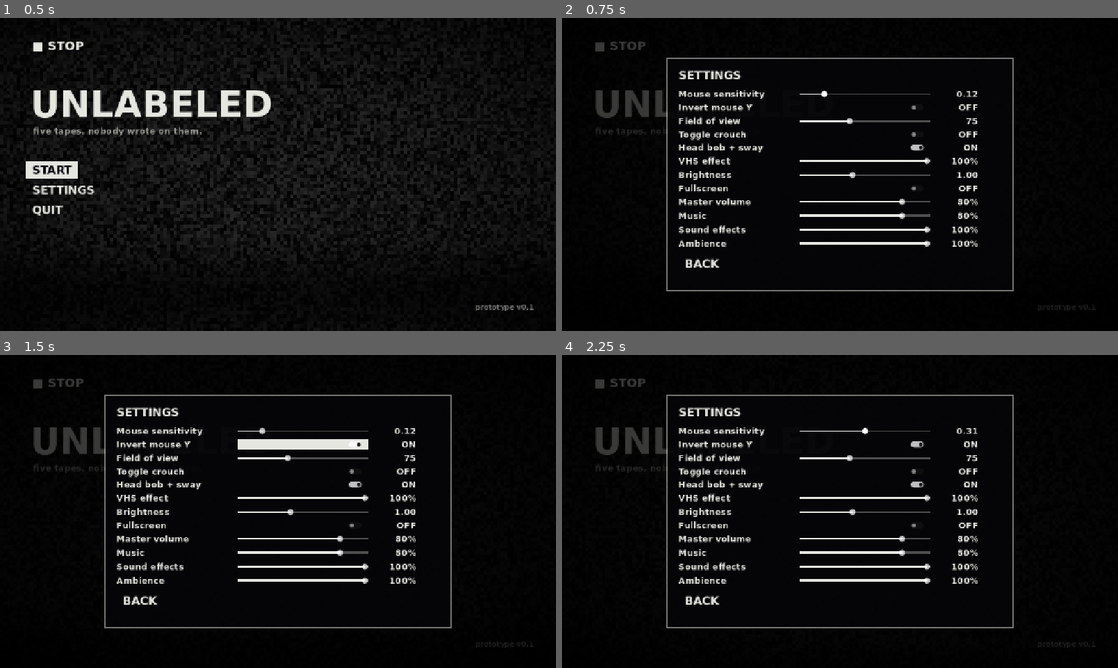
Above: before the commit, frames 1-4 (two rows, left to right).
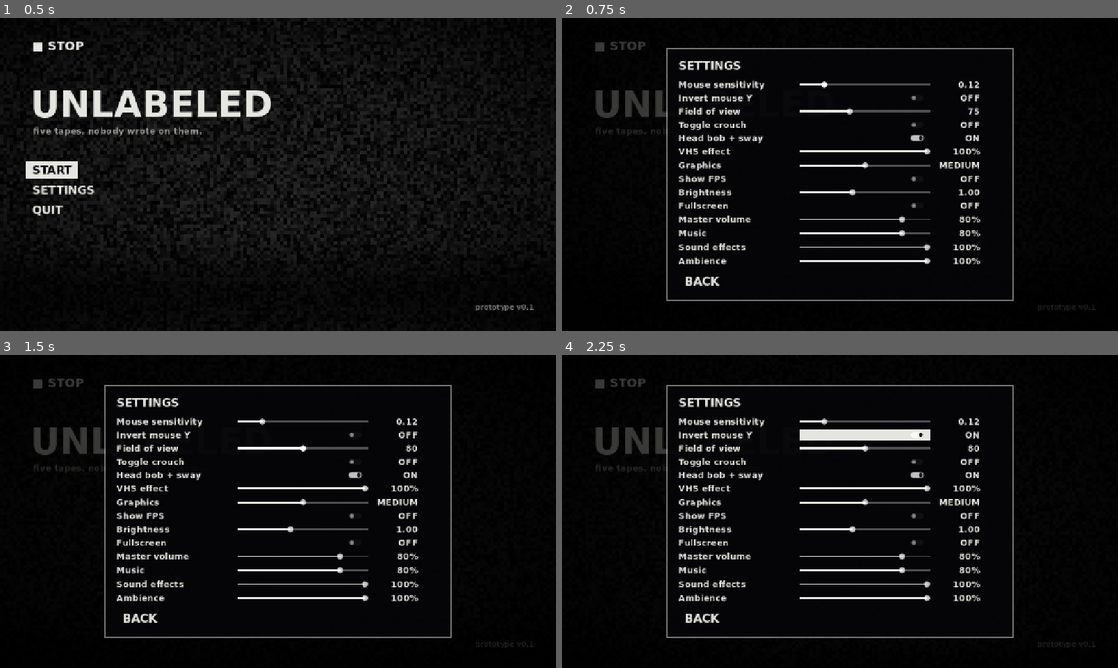
Above: after the commit, the same moments.

Repository: UjjwalKokani099/the-unlabled-episodes
Game: Godot game, scene res://scenes/menus/main_menu.tscn
The game is run twice, just before and just after one commit, with the same random seed, the same clock (stepped at 60 frames per second) and the same inputs.
Inputs (mouse positions are in pixels of both pictures, inside the frame that each line leads up to):
- Up to frame 1 (0.5 s): no input
- Up to frame 2 (0.75 s): click "SETTINGS" at 0.5 s
- Up to frame 3 (1.5 s): click (305, 445) at 1.27 s
- Up to frame 4 (2.25 s): click (867, 436) at 2.02 s

Frame 1 is identical in both runs. In frame 2, 9.0% of the frame differs, in the area x 18-82%, y 9-91%; in frame 3, 9.6%; in frame 4, 9.8%.

Commit message:
Phase 0: render foundation, graphics presets, FPS counter, benchmark
Graphics autoload applies Low/Medium/High presets (render scale, FXAA,
LOD threshold, shadow atlas/softness, SSAO/SSIL/volumetric fog quality)
and only ever disables environment features a level authored. Show FPS
toggle. Test room and hub now use AgX filmic tonemapping, SSAO, glow and
volumetric fog (test room also SSIL). tools/benchmark.gd measures avg
FPS, 1% lows and GPU time per preset fullscreen with VSync off. Tape
names/dates follow the story bible; the final tape uses real local time.

Co-Authored-By: Claude Opus 5.5 <noreply@anthropic.com>

Diff:
--- a/chapters/tape_01_watchman/chapter.tres
+++ b/chapters/tape_01_watchman/chapter.tres
@@ -8,4 +8,4 @@
 title = "TAPE 01"
 subtitle = "THE WATCHMAN"
 scene_path = ""
-start_datetime = "1997-11-14T02:13:00"
+start_datetime = "1998-03-14T22:40:00"
--- a/chapters/tape_02_tollbooth/chapter.tres
+++ b/chapters/tape_02_tollbooth/chapter.tres
@@ -6,6 +6,6 @@
 script = ExtResource("1_data")
 id = &"tape_02_tollbooth"
 title = "TAPE 02"
-subtitle = "THE TOLLBOOTH"
+subtitle = "THE TOLL BOOTH"
 scene_path = ""
-start_datetime = "1998-01-09T03:47:00"
+start_datetime = "2001-11-02T01:05:00"
--- a/chapters/tape_03_hotel/chapter.tres
+++ b/chapters/tape_03_hotel/chapter.tres
@@ -6,6 +6,6 @@
 script = ExtResource("1_data")
 id = &"tape_03_hotel"
 title = "TAPE 03"
-subtitle = "THE HOTEL"
+subtitle = "THE NIGHT DESK"
 scene_path = ""
-start_datetime = "1998-03-22T23:05:00"
+start_datetime = "2005-07-21T23:30:00"
--- a/chapters/tape_04_delivery/chapter.tres
+++ b/chapters/tape_04_delivery/chapter.tres
@@ -6,6 +6,6 @@
 script = ExtResource("1_data")
 id = &"tape_04_delivery"
 title = "TAPE 04"
-subtitle = "THE DELIVERY"
+subtitle = "THE LAST DELIVERY"
 scene_path = ""
-start_datetime = "1998-06-30T01:31:00"
+start_datetime = "2009-01-09T00:50:00"
--- a/chapters/tape_05_final/chapter.tres
+++ b/chapters/tape_05_final/chapter.tres
@@ -6,6 +6,6 @@
 script = ExtResource("1_data")
 id = &"tape_05_final"
 title = "TAPE 05"
-subtitle = "THE LAST TAPE"
+subtitle = "TONIGHT"
 scene_path = ""
-start_datetime = "1998-10-31T23:42:00"
+start_datetime = ""
--- a/project.godot
+++ b/project.godot
@@ -18,6 +18,7 @@
 [autoload]
 
 Settings="*res://scripts/autoload/settings.gd"
+Graphics="*res://scripts/autoload/graphics.gd"
 Events="*res://scripts/autoload/events.gd"
 Objectives="*res://scripts/autoload/objectives.gd"
 Game="*res://scripts/autoload/game.gd"
--- a/scenes/hub/hub.tscn
+++ b/scenes/hub/hub.tscn
@@ -80,7 +80,14 @@
 ambient_light_source = 2
 ambient_light_color = Color(0.5, 0.52, 0.6, 1)
 ambient_light_energy = 0.05
-tonemap_mode = 2
+tonemap_mode = 4
+tonemap_exposure = 1.1
+ssao_enabled = true
+ssao_radius = 0.8
+ssao_intensity = 2.0
+volumetric_fog_enabled = true
+volumetric_fog_density = 0.015
+volumetric_fog_length = 16.0
 glow_enabled = true
 glow_intensity = 0.5
 glow_bloom = 0.05
--- a/scenes/test/test_room.tscn
+++ b/scenes/test/test_room.tscn
@@ -47,10 +47,25 @@
 ambient_light_source = 2
 ambient_light_color = Color(0.55, 0.6, 0.7, 1)
 ambient_light_energy = 0.06
-tonemap_mode = 2
+tonemap_mode = 4
+tonemap_exposure = 1.1
+ssao_enabled = true
+ssao_radius = 1.2
+ssao_intensity = 2.0
+ssil_enabled = true
+ssil_radius = 3.0
+ssil_intensity = 0.8
+glow_enabled = true
+glow_intensity = 0.6
+glow_bloom = 0.03
+glow_hdr_threshold = 0.9
 fog_enabled = true
 fog_light_color = Color(0.02, 0.02, 0.025, 1)
-fog_density = 0.03
+fog_density = 0.015
+volumetric_fog_enabled = true
+volumetric_fog_density = 0.025
+volumetric_fog_albedo = Color(0.85, 0.85, 0.9, 1)
+volumetric_fog_length = 48.0
 
 [sub_resource type="BoxShape3D" id="BoxShape3D_dark_room"]
 size = Vector3(24, 3, 7.6)
@@ -390,6 +405,17 @@
 
 [node name="Player" parent="." instance=ExtResource("1_player")]
 transform = Transform3D(1, 0, 0, 0, 1, 0, 0, 0, 1, 0, 0, 9)
+
+[node name="BenchmarkPoints" type="Node3D" parent="."]
+
+[node name="Spawn" type="Marker3D" parent="BenchmarkPoints" groups=["benchmark_points"]]
+transform = Transform3D(1, 0, 0, 0, 1, 0, 0, 0, 1, 0, 0, 9)
+
+[node name="DarkRoom" type="Marker3D" parent="BenchmarkPoints" groups=["benchmark_points"]]
+transform = Transform3D(1, 0, 0, 0, 1, 0, 0, 0, 1, 5, 0, -6.5)
+
+[node name="Storage" type="Marker3D" parent="BenchmarkPoints" groups=["benchmark_points"]]
+transform = Transform3D(1, 0, 0, 0, 1, 0, 0, 0, 1, 8, 0, -11)
 
 [node name="DebugOverlay" type="CanvasLayer" parent="."]
 layer = 20
--- /dev/null
+++ b/scripts/autoload/graphics.gd
@@ -0,0 +1,136 @@
+extends Node
+## Applies the graphics preset (Settings.graphics_quality) and draws the FPS counter.
+## Registered as the autoload "Graphics".
+##
+## Levels author their WorldEnvironment with the features they WANT (SSAO, volumetric fog,
+## glow, SSIL). The preset can only switch those off or lower their quality, never add a
+## feature a level didn't ask for. So each Environment remembers its authored flags.
+
+enum Quality { LOW, MEDIUM, HIGH }
+
+const NAMES := ["LOW", "MEDIUM", "HIGH"]
+
+## Tuned on the target laptop (RTX 3050 Ti) with tools/benchmark.gd.
+const PRESETS := {
+	Quality.LOW: {
+		"render_scale": 0.6, "fxaa": false, "lod_threshold": 4.0,
+		"shadow_atlas": 2048, "soft_shadows": RenderingServer.SHADOW_QUALITY_HARD,
+		"ssao": false, "ssao_quality": RenderingServer.ENV_SSAO_QUALITY_VERY_LOW, "ssao_half": true,
+		"ssil": false, "ssil_quality": RenderingServer.ENV_SSIL_QUALITY_VERY_LOW,
+		"volumetric_fog": false, "fog_size": 64, "fog_depth": 48, "fog_filter": false,
+		"glow": true,
+	},
+	Quality.MEDIUM: {
+		"render_scale": 0.75, "fxaa": true, "lod_threshold": 2.0,
+		"shadow_atlas": 4096, "soft_shadows": RenderingServer.SHADOW_QUALITY_SOFT_LOW,
+		"ssao": true, "ssao_quality": RenderingServer.ENV_SSAO_QUALITY_LOW, "ssao_half": true,
+		"ssil": false, "ssil_quality": RenderingServer.ENV_SSIL_QUALITY_LOW,
+		"volumetric_fog": true, "fog_size": 64, "fog_depth": 64, "fog_filter": false,
+		"glow": true,
+	},
+	Quality.HIGH: {
+		"render_scale": 0.9, "fxaa": true, "lod_threshold": 1.0,
+		"shadow_atlas": 4096, "soft_shadows": RenderingServer.SHADOW_QUALITY_SOFT_MEDIUM,
+		"ssao": true, "ssao_quality": RenderingServer.ENV_SSAO_QUALITY_MEDIUM, "ssao_half": false,
+		"ssil": true, "ssil_quality": RenderingServer.ENV_SSIL_QUALITY_LOW,
+		"volumetric_fog": true, "fog_size": 96, "fog_depth": 96, "fog_filter": true,
+		"glow": true,
+	},
+}
+
+const AUTHORED_META := &"authored_graphics"
+
+var _fps_label: Label
+var _fps_timer: float = 0.0
+
+
+func _ready() -> void:
+	process_mode = Node.PROCESS_MODE_ALWAYS
+	_make_fps_label()
+	Settings.changed.connect(_on_setting_changed)
+	get_tree().node_added.connect(_on_node_added)
+	apply()
+
+
+## The preset dictionary currently in use.
+func current() -> Dictionary:
+	return PRESETS[Settings.graphics_quality]
+
+
+## Re-apply everything (global settings + every WorldEnvironment in the tree).
+func apply() -> void:
+	_apply_global()
+	for node in get_tree().root.find_children("*", "WorldEnvironment", true, false):
+		_apply_environment(node as WorldEnvironment)
+	_fps_label.visible = Settings.show_fps
+
+
+func _apply_global() -> void:
+	var p := current()
+	var viewport := get_tree().root
+	viewport.scaling_3d_scale = p.render_scale
+	viewport.screen_space_aa = Viewport.SCREEN_SPACE_AA_FXAA if p.fxaa else Viewport.SCREEN_SPACE_AA_DISABLED
+	viewport.mesh_lod_threshold = p.lod_threshold
+	viewport.positional_shadow_atlas_size = p.shadow_atlas
+	RenderingServer.positional_soft_shadow_filter_set_quality(p.soft_shadows)
+	RenderingServer.directional_soft_shadow_filter_set_quality(p.soft_shadows)
+	RenderingServer.environment_set_ssao_quality(p.ssao_quality, p.ssao_half, 0.5, 2, 50.0, 300.0)
+	RenderingServer.environment_set_ssil_quality(p.ssil_quality, true, 0.5, 2, 50.0, 300.0)
+	RenderingServer.environment_set_volumetric_fog_volume_size(p.fog_size, p.fog_depth)
+	RenderingServer.environment_set_volumetric_fog_filter_active(p.fog_filter)
+
+
+func _apply_environment(world: WorldEnvironment) -> void:
+	var env := world.environment
+	if env == null:
+		return
+	if not env.has_meta(AUTHORED_META):
+		env.set_meta(AUTHORED_META, {
+			"ssao": env.ssao_enabled, "ssil": env.ssil_enabled,
+			"volumetric_fog": env.volumetric_fog_enabled, "glow": env.glow_enabled,
+		})
+	var authored: Dictionary = env.get_meta(AUTHORED_META)
+	var p := current()
+	env.ssao_enabled = authored.ssao and p.ssao
+	env.ssil_enabled = authored.ssil and p.ssil
+	env.volumetric_fog_enabled = authored.volumetric_fog and p.volumetric_fog
+	env.glow_enabled = authored.glow and p.glow
+
+
+func _on_node_added(node: Node) -> void:
+	if node is WorldEnvironment:
+		_apply_environment(node)
+
+
+func _on_setting_changed(key: StringName) -> void:
+	if key == &"graphics_quality" or key == &"show_fps":
+		apply()
+
+
+func _process(delta: float) -> void:
+	if not _fps_label.visible:
+		return
+	_fps_timer -= delta
+	if _fps_timer > 0.0:
+		return
+	_fps_timer = 0.25
+	var fps := Engine.get_frames_per_second()
+	_fps_label.text = "%d FPS  %.1f ms" % [fps, 1000.0 / maxf(fps, 1.0)]
+
+
+func _make_fps_label() -> void:
+	var layer := CanvasLayer.new()
+	layer.layer = 40
+	add_child(layer)
+	_fps_label = Label.new()
+	_fps_label.mouse_filter = Control.MOUSE_FILTER_IGNORE
+	_fps_label.set_anchors_and_offsets_preset(Control.PRESET_CENTER_TOP)
+	_fps_label.offset_left = -120
+	_fps_label.offset_right = 120
+	_fps_label.offset_top = 8
+	_fps_label.horizontal_alignment = HORIZONTAL_ALIGNMENT_CENTER
+	_fps_label.add_theme_font_size_override(&"font_size", 16)
+	_fps_label.add_theme_color_override(&"font_color", Color(0.6, 1.0, 0.6))
+	_fps_label.add_theme_color_override(&"font_outline_color", Color.BLACK)
+	_fps_label.add_theme_constant_override(&"outline_size", 4)
+	layer.add_child(_fps_label)
--- a/scripts/autoload/settings.gd
+++ b/scripts/autoload/settings.gd
@@ -21,7 +21,7 @@
 ## Every persisted key. Add new settings here AND as a var below.
 const KEYS: Array[StringName] = [
 	&"mouse_sensitivity", &"invert_y", &"fov", &"crouch_toggle", &"head_bob", &"screen_effects",
-	&"brightness", &"fullscreen",
+	&"brightness", &"fullscreen", &"graphics_quality", &"show_fps",
 	&"master_volume", &"music_volume", &"sfx_volume", &"ambience_volume",
 ]
 
@@ -75,6 +75,17 @@
 	set(value):
 		fullscreen = value
 		_on_value_set(&"fullscreen")
+
+## 0 = Low, 1 = Medium, 2 = High. Applied by the Graphics autoload.
+var graphics_quality: int = 1:
+	set(value):
+		graphics_quality = clampi(value, 0, 2)
+		_on_value_set(&"graphics_quality")
+
+var show_fps: bool = false:
+	set(value):
+		show_fps = value
+		_on_value_set(&"show_fps")
 
 # Volumes are linear 0.0 (silent) .. 1.0 (full).
 var master_volume: float = 0.8:
--- a/scripts/chapters/chapter_data.gd
+++ b/scripts/chapters/chapter_data.gd
@@ -11,6 +11,7 @@
 ## The level scene. Empty = not built yet (can't be started).
 @export_file("*.tscn") var scene_path: String
 ## Camcorder date/time when the tape starts, "YYYY-MM-DDTHH:MM:SS".
+## Empty = the player's real local time right now (the final tape is "tonight").
 @export var start_datetime: String = "1998-10-31T23:42:00"
 
 
--- a/scripts/ui/camcorder_osd.gd
+++ b/scripts/ui/camcorder_osd.gd
@@ -33,7 +33,11 @@
 	if Game.current_chapter:
 		start_datetime = Game.current_chapter.start_datetime
 		elapsed = Game.tape_time_at_load
-	_start_unix = Time.get_unix_time_from_datetime_string(start_datetime)
+	if start_datetime.is_empty():
+		var bias_minutes: int = Time.get_time_zone_from_system().get("bias", 0)
+		_start_unix = int(Time.get_unix_time_from_system()) + bias_minutes * 60
+	else:
+		_start_unix = Time.get_unix_time_from_datetime_string(start_datetime)
 	_update_clock()
 
 
--- a/scripts/ui/settings_menu.gd
+++ b/scripts/ui/settings_menu.gd
@@ -14,6 +14,8 @@
 	{"key": &"crouch_toggle", "label": "Toggle crouch"},
 	{"key": &"head_bob", "label": "Head bob + sway"},
 	{"key": &"screen_effects", "label": "VHS effect", "min": 0.0, "max": 1.0, "step": 0.05, "percent": true},
+	{"key": &"graphics_quality", "label": "Graphics", "min": 0.0, "max": 2.0, "step": 1.0, "names": ["LOW", "MEDIUM", "HIGH"]},
+	{"key": &"show_fps", "label": "Show FPS"},
 	{"key": &"brightness", "label": "Brightness", "min": 0.6, "max": 1.6, "step": 0.05, "fmt": "%.2f"},
 	{"key": &"fullscreen", "label": "Fullscreen"},
 	{"key": &"master_volume", "label": "Master volume", "min": 0.0, "max": 1.0, "step": 0.05, "percent": true},
@@ -86,7 +88,8 @@
 		slider.custom_minimum_size = Vector2(300, 26)
 		slider.size_flags_vertical = Control.SIZE_SHRINK_CENTER
 		slider.value_changed.connect(func(value: float) -> void:
-			Settings.set(key, value)
+			# Whole-number settings (e.g. the graphics preset) must stay ints.
+			Settings.set(key, int(value) if Settings.get(key) is int else value)
 			_update_value_label(row))
 		controls[key] = slider
 		_rows.add_child(slider)
@@ -106,6 +109,8 @@
 	var text: String
 	if value is bool:
 		text = "ON" if value else "OFF"
+	elif row.has("names"):
+		text = row.names[int(value)]
 	elif row.get("percent", false):
 		text = "%d%%" % roundi(value * 100.0)
 	else:
--- /dev/null
+++ b/tests/test_graphics.gd
@@ -0,0 +1,60 @@
+extends SceneTree
+# Graphics presets: global settings per preset, environment features follow the preset but
+# never exceed what a level authored, FPS counter toggle. Restores the player's settings.
+# Run: <console exe> --path . --quit-after 20000 --script res://tests/test_graphics.gd
+
+var fails := 0
+
+func check(cond: bool, msg: String) -> void:
+	print(("PASS " if cond else "FAIL ") + msg)
+	if not cond:
+		fails += 1
+
+func frames(n: int) -> void:
+	for i in n:
+		await process_frame
+
+func _initialize() -> void:
+	await process_frame
+	var settings: Node = root.get_node("Settings")
+	var graphics: Node = root.get_node("Graphics")
+	var old_quality: int = settings.graphics_quality
+	var old_fps: bool = settings.show_fps
+
+	var room: Node = load("res://scenes/test/test_room.tscn").instantiate()
+	root.add_child(room)
+	# A level that did NOT ask for volumetric fog or SSAO:
+	var plain := WorldEnvironment.new()
+	plain.environment = Environment.new()
+	root.add_child(plain)
+	await frames(3)
+	var env: Environment = room.get_node("WorldEnvironment").environment
+
+	for quality in [0, 1, 2]:
+		settings.graphics_quality = quality
+		await frames(1)
+		var p: Dictionary = graphics.PRESETS[quality]
+		var name: String = graphics.NAMES[quality]
+		check(is_equal_approx(root.scaling_3d_scale, p.render_scale), "%s: render scale %.2f" % [name, root.scaling_3d_scale])
+		check(env.ssao_enabled == p.ssao and env.volumetric_fog_enabled == p.volumetric_fog and env.ssil_enabled == p.ssil,
+			"%s: room env follows preset (ssao %s, fog %s, ssil %s)" % [name, env.ssao_enabled, env.volumetric_fog_enabled, env.ssil_enabled])
+		check(not plain.environment.volumetric_fog_enabled and not plain.environment.ssao_enabled,
+			"%s: preset never adds features a level didn't author" % name)
+
+	settings.graphics_quality = 1
+	check(env.volumetric_fog_enabled, "back to MEDIUM restores authored fog")
+
+	settings.show_fps = true
+	await create_timer(0.4).timeout
+	var label: Label = graphics._fps_label
+	check(label.visible and label.text.contains("FPS"), "FPS counter shows ('%s')" % label.text)
+	settings.show_fps = false
+	check(not label.visible, "FPS counter hides")
+
+	settings.graphics_quality = old_quality
+	settings.show_fps = old_fps
+	room.queue_free()
+	plain.queue_free()
+	await frames(3)
+	print("RESULT fails=", fails)
+	quit(fails)
--- /dev/null
+++ b/tools/benchmark.gd
@@ -0,0 +1,90 @@
+extends SceneTree
+## Measures performance on THIS machine, for every graphics preset.
+##
+## Usage (from the project root):
+##   <console exe> --path . --script res://tools/benchmark.gd -- [scene] [seconds_per_point]
+## Defaults: the test room, 3 seconds per point.
+##
+## Runs fullscreen at the desktop resolution with VSync off. The camera visits every
+## Marker3D in the "benchmark_points" group (or just the player's spawn) and turns a full
+## circle at each. Reports average FPS, 1% low FPS (the worst 1% of frames) and GPU time
+## per frame. The player's own settings are restored afterwards.
+
+const WARMUP_SECONDS := 1.5
+
+func _initialize() -> void:
+	await process_frame
+	var args := OS.get_cmdline_user_args()
+	var scene_path := args[0] if args.size() > 0 else "res://scenes/test/test_room.tscn"
+	var per_point := float(args[1]) if args.size() > 1 else 3.0
+	var settings: Node = root.get_node("Settings")
+	var saved_quality: int = settings.graphics_quality
+
+	DisplayServer.window_set_mode(DisplayServer.WINDOW_MODE_FULLSCREEN)
+	DisplayServer.window_set_vsync_mode(DisplayServer.VSYNC_DISABLED)
+	Engine.max_fps = 0
+	change_scene_to_file(scene_path)
+	await scene_changed
+	await _wait(0.5)
+	var rid := root.get_viewport_rid()
+	RenderingServer.viewport_set_measure_render_time(rid, true)
+
+	var player = get_first_node_in_group("player")
+	var points: Array[Transform3D] = []
+	for marker in get_nodes_in_group("benchmark_points"):
+		points.append((marker as Node3D).global_transform)
+	if points.is_empty() and player:
+		points.append(player.global_transform)
+	if player:
+		player.input_enabled = false
+
+	print("")
+	print("BENCH scene=%s  resolution=%s  points=%d  %.1fs each" % [scene_path, root.size, points.size(), per_point])
+	print("BENCH %-7s %8s %8s %8s %8s" % ["preset", "avg fps", "1% low", "gpu ms", "cpu ms"])
+	for quality in [0, 1, 2]:
+		settings.graphics_quality = quality
+		if player:
+			player.teleport(points[0])
+		await _wait(WARMUP_SECONDS)  # let shaders compile and fog/AO settle
+		var frame_ms: Array[float] = []
+		var gpu_ms: Array[float] = []
+		var cpu_ms: Array[float] = []
+		for point in points:
+			if player:
+				player.teleport(point)
+			var elapsed := 0.0
+			while elapsed < per_point:
+				var start := Time.get_ticks_usec()
+				await process_frame
+				var dt := (Time.get_ticks_usec() - start) / 1000.0
+				frame_ms.append(dt)
+				gpu_ms.append(RenderingServer.viewport_get_measured_render_time_gpu(rid))
+				cpu_ms.append(RenderingServer.viewport_get_measured_render_time_cpu(rid) + RenderingServer.get_frame_setup_time_cpu())
+				elapsed += dt / 1000.0
+				if player:
+					player.rotation.y += TAU * (dt / 1000.0) / per_point
+		print("BENCH %-7s %8.1f %8.1f %8.2f %8.2f" % [
+			["LOW", "MEDIUM", "HIGH"][quality], 1000.0 / _mean(frame_ms),
+			1000.0 / _percentile(frame_ms, 0.99), _mean(gpu_ms), _mean(cpu_ms)])
+
+	settings.graphics_quality = saved_quality
+	current_scene.queue_free()
+	await process_frame
+	quit()
+
+
+func _wait(seconds: float) -> void:
+	await create_timer(seconds).timeout
+
+
+func _mean(values: Array[float]) -> float:
+	var total := 0.0
+	for v in values:
+		total += v
+	return total / maxf(values.size(), 1)
+
+
+func _percentile(values: Array[float], p: float) -> float:
+	var sorted := values.duplicate()
+	sorted.sort()
+	return sorted[clampi(int(sorted.size() * p), 0, sorted.size() - 1)]
Not shown, added: scripts/autoload/graphics.gd.uid
Not shown, added: tests/test_graphics.gd.uid
Not shown, added: tools/benchmark.gd.uid
Not shown, changed: CLAUDE.md
